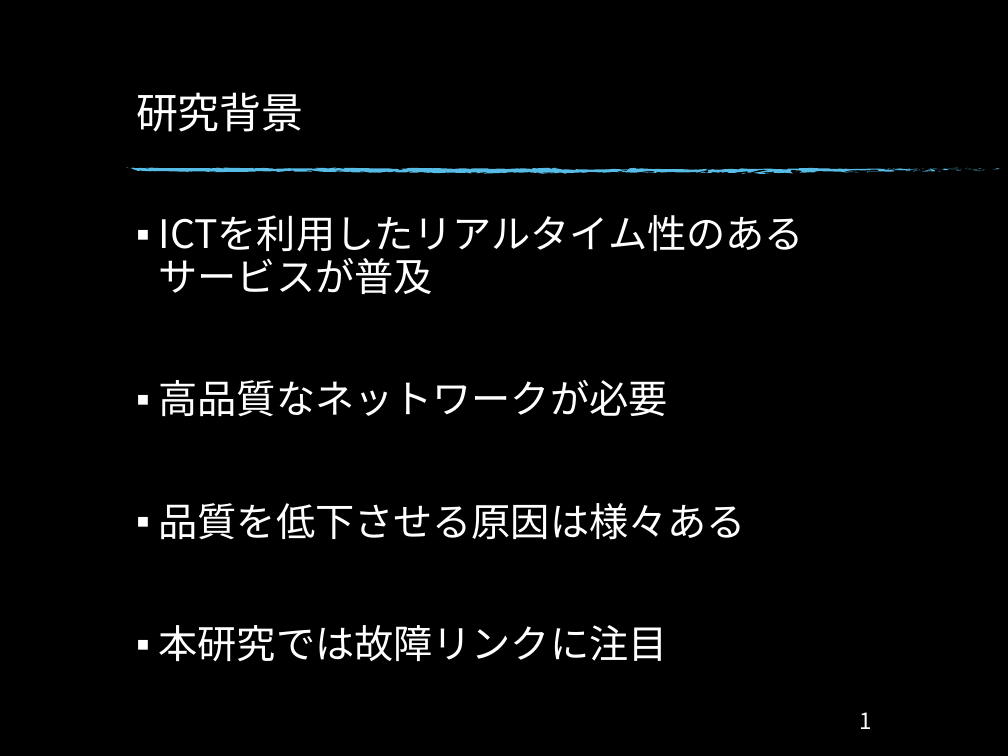
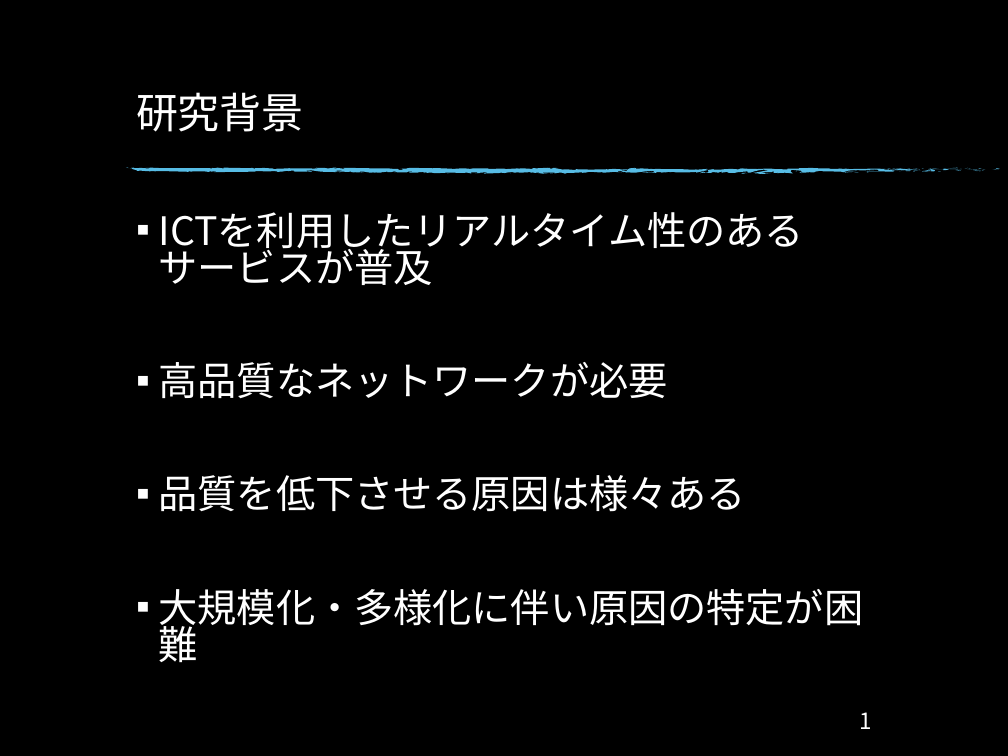
Before and after one commit to Ryo0021300/Monograph, a slide deck: slide 2 of Monograph/卒研発表_34.pptx. Drawn at 1008x756 pixels with LibreOffice and Linux fonts; fonts in the diff are those of the drawing; background and template pictures are left out. Boxes give left, top, right and bottom in pixels: in the first picture for what was removed or moved away, otherwise in the second. Text is boxed around its words. In the diff, an @@ line names an element or a change of style, - is before the commit and + after.

```diff
--- a/Monograph/卒研発表_34.pptx
+++ b/Monograph/卒研発表_34.pptx
@@ text at (159,362,746,512): line spacing 0.9 to 0.8 @@
@@ text at (159,589,864,663): text changed @@
-▪ 本研究では故障リンクに注目
+▪ 大規模化・多様化に伴い原因の特定が困難
```
Also in this commit, not shown: 6 other slides changed, 2 slides added, 5 other files.
